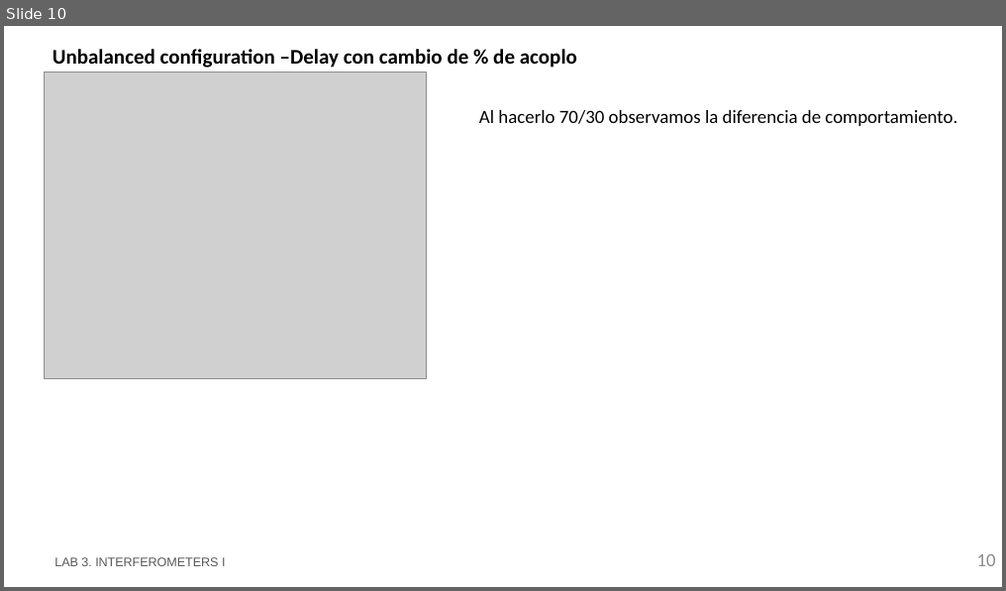
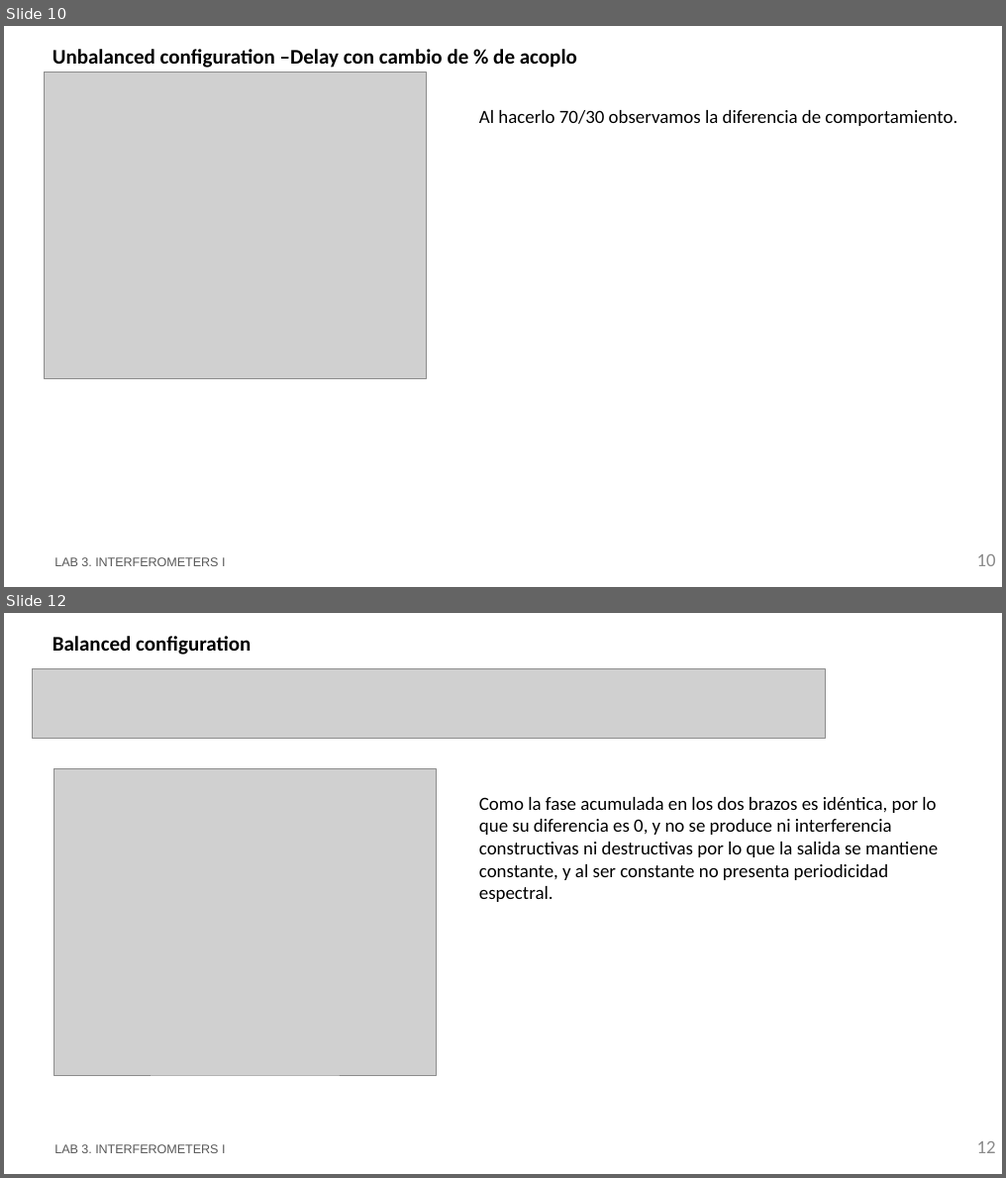
Before and after one commit to RobertoFernandezSevilla/pic-upv-lab3, a slide deck: LabBook_3.pptx. Shown one above the other, each under a label of ours: slide 10 before the commit, slides 10 and 12 after it; the slides between them are not shown. The pictures are 1006x591 and 1006x1178 pixels, drawn with LibreOffice and Linux fonts; fonts in the diff are those of the drawing; grey boxes stand for pictures; background and template pictures are left out. Boxes give left, top, right and bottom in pixels: in the first picture for what was removed or moved away, otherwise in the second. Text is boxed around its words. In the diff, an @@ line names an element or a change of style, - is before the commit and + after.

```diff
--- a/LabBook_3.pptx
+++ b/LabBook_3.pptx
@@ slide 12 added at bbox=[4, 613, 1002, 1174], background #FFFFFF @@
@@ title added at bbox=[53, 636, 251, 655], 20 pt, text #000000, bold @@
+Balanced configuration
@@ picture added at bbox=[33, 669, 825, 739] @@
@@ picture added at bbox=[54, 768, 436, 1075] @@
@@ text added at bbox=[479, 797, 938, 902], 18 pt, text #000000 @@
+Como la fase acumulada en los dos brazos es idéntica, por lo que su diferencia es 0, y no se produce ni interferencia constructivas ni destructivas por lo que la salida se mantiene constante, y al ser constante no presenta periodicidad espectral.
@@ text added at bbox=[54, 1145, 225, 1154], 12 pt, text #585858 @@
+LAB 3. INTERFEROMETERS I
@@ page number added at bbox=[977, 1142, 996, 1154], 18 pt, text #8C8C8C @@
+12
```
Also in this commit, not shown: 11 other slides added, 1 other file.
